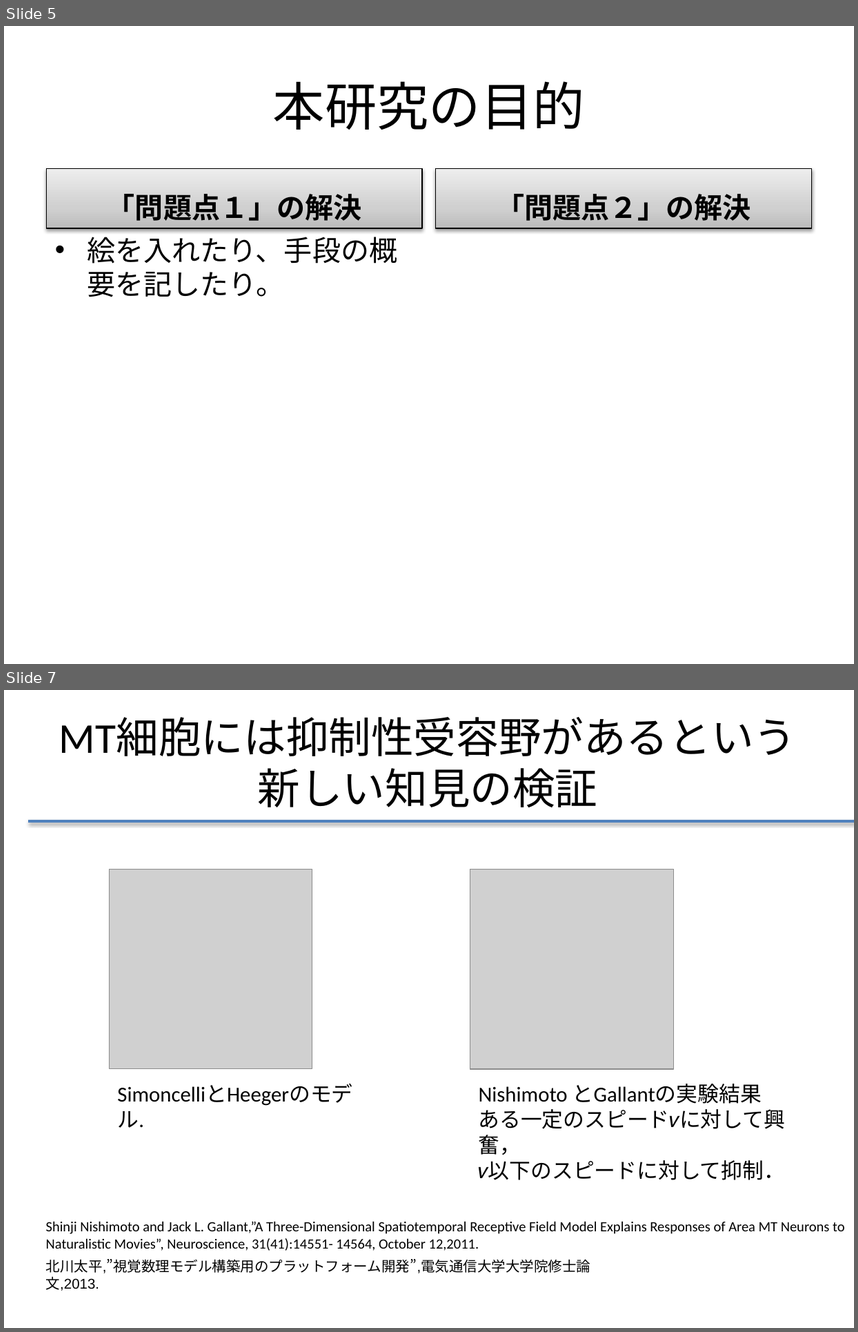
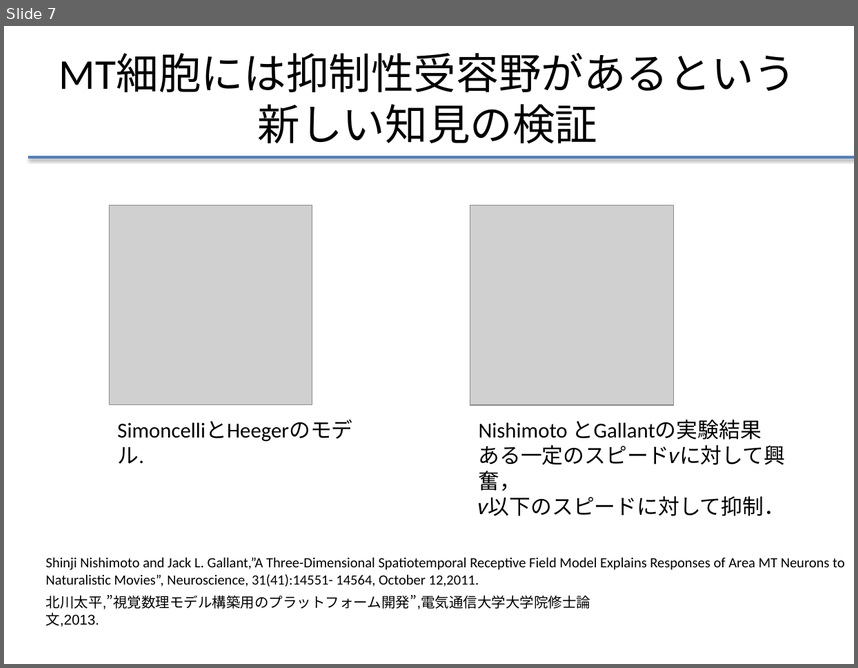
Before and after one commit to f-akazawa/akaz_uecdevelop, a slide deck: doc/中間発表資料.pptx. Shown one above the other, each under a label of ours: slides 5 and 7 before the commit, slide 7 after it; the slides between them are not shown. The pictures are 858x1332 and 858x668 pixels, drawn with LibreOffice and Linux fonts; fonts in the diff are those of the drawing; grey boxes stand for pictures. Boxes give left, top, right and bottom in pixels: in the first picture for what was removed or moved away, otherwise in the second. Text is boxed around its words. In the diff, an @@ line names an element or a change of style, - is before the commit and + after.

```diff
--- a/doc/中間発表資料.pptx
+++ b/doc/中間発表資料.pptx
@@ slide 5 removed at (4,26,854,664), background #FFFFFF @@
@@ title removed at (273,81,585,129) @@
-本研究の目的
@@ text removed at (47,169,422,228) @@
-「問題点１」の解決
@@ text removed at (436,169,811,228) @@
-「問題点２」の解決
@@ text removed at (87,236,397,296) @@
-• 絵を入れたり、手段の概要を記したり。
```
Also in this commit, not shown: 2 slides changed, 2 slides added.
